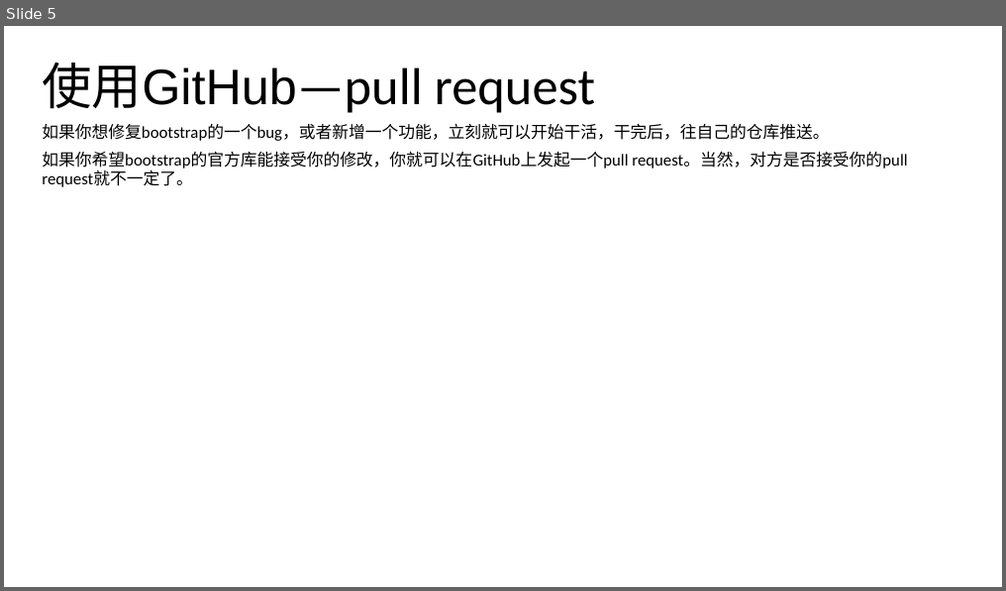
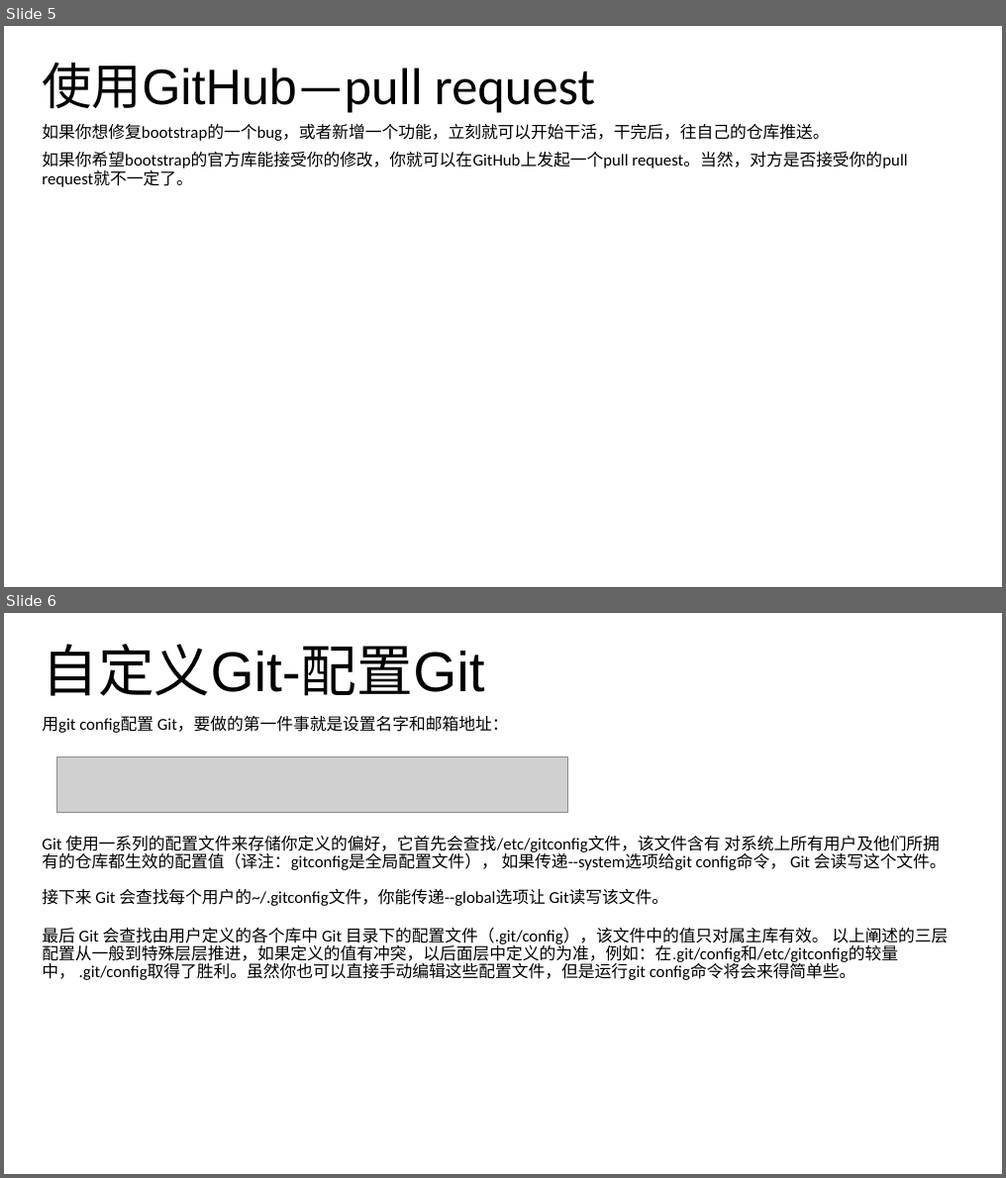
Before and after one commit to noprom/shandong, a slide deck: doc/ppt/迪力尼亚.pptx. Shown one above the other, each under a label of ours: slide 5 before the commit, slides 5 and 6 after it. The pictures are 1006x591 and 1006x1178 pixels, drawn with LibreOffice and Linux fonts; fonts in the diff are those of the drawing; grey boxes stand for pictures. Boxes give left, top, right and bottom in pixels: in the first picture for what was removed or moved away, otherwise in the second. Text is boxed around its words. In the diff, an @@ line names an element or a change of style, - is before the commit and + after.

Commit message:
1120132030

```diff
--- a/doc/ppt/迪力尼亚.pptx
+++ b/doc/ppt/迪力尼亚.pptx
@@ slide 6 added at <box>4,613,1002,1174</box>, background #FFFFFF @@
@@ title added at <box>42,644,484,696</box>, 54 pt, text #000000 @@
+自定义Git-配置Git
@@ subtitle added at <box>42,717,509,733</box>, 16 pt, text #000000 @@
+用git config配置 Git，要做的第一件事就是设置名字和邮箱地址：
@@ picture added at <box>56,757,567,813</box> @@
@@ text added at <box>42,836,946,870</box>, 16 pt, text #000000 @@
+Git 使用一系列的配置文件来存储你定义的偏好，它首先会查找/etc/gitconfig文件，该文件含有 对系统上所有用户及他们所拥有的仓库都生效的配置值（译注：gitconfig是全局配置文件）， 如果传递--system选项给git config命令， Git 会读写这个文件。
@@ text added at <box>42,889,668,906</box>, 16 pt, text #000000 @@
+接下来 Git 会查找每个用户的~/.gitconfig文件，你能传递--global选项让 Git读写该文件。
@@ text added at <box>42,927,947,980</box>, 16 pt, text #000000 @@
+最后 Git 会查找由用户定义的各个库中 Git 目录下的配置文件（.git/config），该文件中的值只对属主库有效。 以上阐述的三层配置从一般到特殊层层推进，如果定义的值有冲突，以后面层中定义的为准，例如：在.git/config和/etc/gitconfig的较量中， .git/config取得了胜利。虽然你也可以直接手动编辑这些配置文件，但是运行git config命令将会来得简单些。
```
Also in this commit, not shown: 7 other slides added, 1 slide removed.
